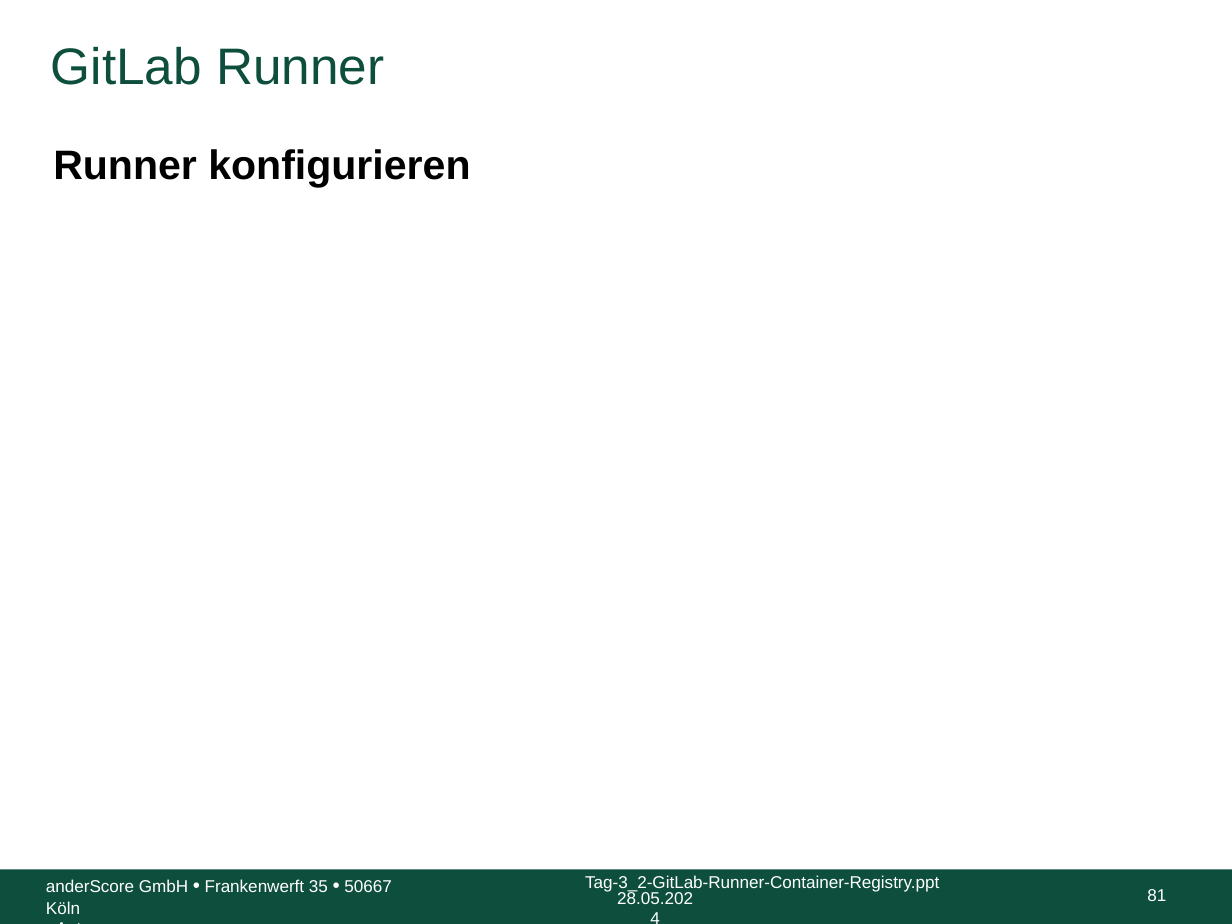
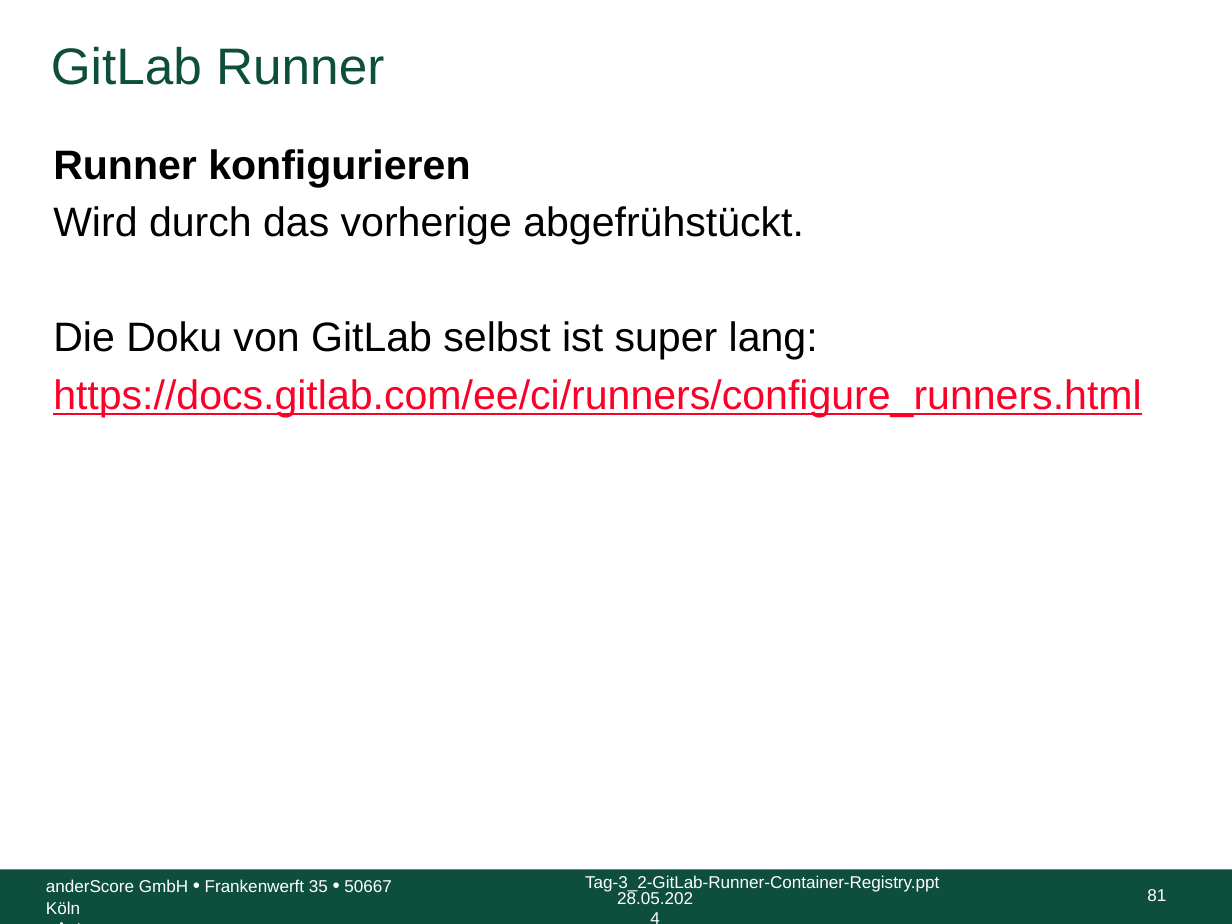
Before and after one commit to anderscore-gmbh/gitlab, a slide deck: slide 81 of slides/Tag-3_2-GitLab-Runner-Container-Registry.pptx. Drawn at 1232x924 pixels with LibreOffice and Linux fonts; fonts in the diff are those of the drawing; background and template pictures are left out. Boxes give left, top, right and bottom in pixels: in the first picture for what was removed or moved away, otherwise in the second. Text is boxed around its words. In the diff, an @@ line names an element or a change of style, - is before the commit and + after.

Commit message:
Tag-3_2: Register and configure runners

```diff
--- a/slides/Tag-3_2-GitLab-Runner-Container-Registry.pptx
+++ b/slides/Tag-3_2-GitLab-Runner-Container-Registry.pptx
@@ text at (53,206,1141,417): paragraphs added @@
+Wird durch das vorherige abgefrühstückt.
+Die Doku von GitLab selbst ist super lang:
+https://docs.gitlab.com/ee/ci/runners/configure_runners.html
```
Also in this commit, not shown: 3 other slides changed.
